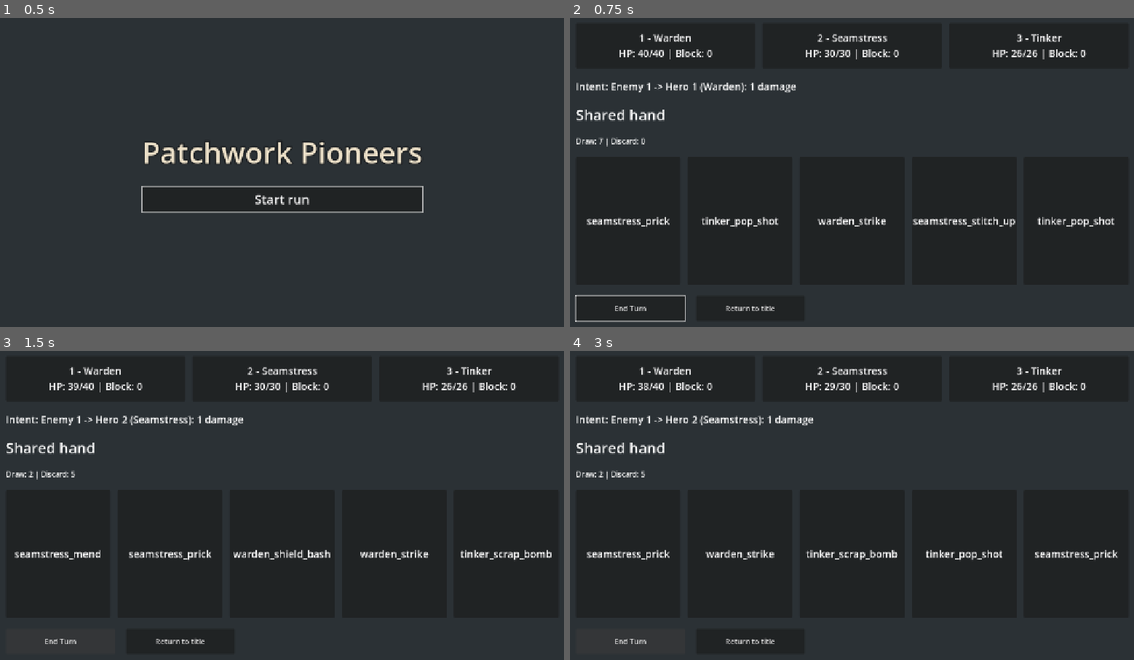
Above: before the commit, frames 1-4 (two rows, left to right).
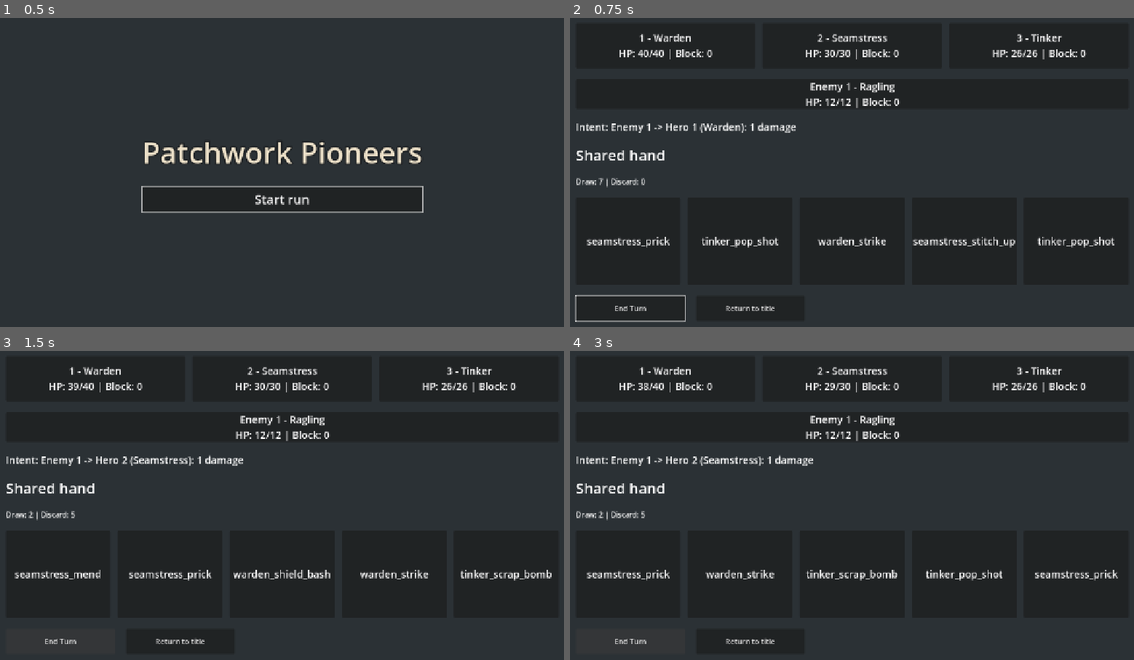
Above: after the commit, the same moments.

Repository: jcoev123-jpg/PatchworkPioneers
Game: Godot game, scene res://scenes/app.tscn
Two runs of this game, one before a commit and one after it. Both use one fixed random seed, a clock stepped at 60 frames per second and the inputs below.
Inputs:
- Up to frame 1 (0.5 s): no input
- Up to frame 2 (0.75 s): click "Start run" at 0.5 s
- Up to frame 3 (1.5 s): click "End Turn" at 1.25 s
- Up to frame 4 (3 s): click "End Turn" at 2 s; click "End Turn" at 2.75 s

Frame 1 is identical in both runs. In frame 2, 4.5% of the frame differs, in the area x 1-97%, y 20-75%; in frame 3, 4.9%, in the area x 1-98%, y 20-75%; in frame 4, 4.7%.

Commit message:
Patchwork Pioneers cycle 011: Show the starter enemy roster in live battle
Accepted by relay v2 (Claude final review, tests green).

Diff:
--- /dev/null
+++ b/data/enemies/starter_enemies.json
@@ -0,0 +1,3 @@
+[
+  {"id": "ragling", "name": "Ragling", "max_hp": 12, "art_path": "res://assets/paper/enemies/ragling.png"}
+]
--- a/scenes/app.tscn
+++ b/scenes/app.tscn
@@ -1,6 +1,7 @@
-[gd_scene load_steps=2 format=3]
+[gd_scene load_steps=3 format=3]
 
 [ext_resource type="Script" path="res://scripts/app.gd" id="1"]
+[ext_resource type="Script" path="res://scripts/live_enemy_roster.gd" id="2"]
 
 [node name="App" type="Control"]
 layout_mode = 3
@@ -10,3 +11,6 @@
 grow_horizontal = 2
 grow_vertical = 2
 script = ExtResource("1")
+
+[node name="LiveEnemyRoster" type="Node" parent="."]
+script = ExtResource("2")
--- /dev/null
+++ b/scripts/live_enemy_roster.gd
@@ -0,0 +1,103 @@
+extends Node
+## Observes the live battle; owns presentation and roster lifetime, never combat actions.
+
+@export_file("*.json") var data_path := "res://data/enemies/starter_enemies.json"
+
+var enemies: CombatEnemies
+var panel: PanelContainer
+var _battle: Control
+var _labels: Array[Label] = []
+
+
+func _ready() -> void:
+	# The parent connects its Start Run handler after child _ready, so observe deferred.
+	get_parent().start_run_requested.connect(_sync_battle, CONNECT_DEFERRED)
+
+
+func _process(_delta: float) -> void:
+	_sync_battle()
+	_refresh()
+
+
+func _sync_battle() -> void:
+	var app = get_parent()
+	if app.deck == null or not is_instance_valid(app.battle_view):
+		_clear()
+		return
+	if _battle == app.battle_view:
+		return
+	_clear()
+	_battle = app.battle_view
+	_battle.tree_exiting.connect(_clear, CONNECT_ONE_SHOT)
+	# Mark this battle observed even on invalid data: no repeated parsing or partial UI.
+	var candidate := CombatEnemies.new(_load_definitions())
+	if not candidate.is_valid():
+		return
+	enemies = candidate
+	panel = PanelContainer.new()
+	panel.name = "EnemyRosterPanel"
+	panel.mouse_filter = Control.MOUSE_FILTER_IGNORE
+	var rows := HBoxContainer.new()
+	rows.add_theme_constant_override("separation", 24)
+	panel.add_child(rows)
+	for enemy in enemies.get_enemies():
+		var label := Label.new()
+		label.size_flags_horizontal = Control.SIZE_EXPAND_FILL
+		label.horizontal_alignment = HORIZONTAL_ALIGNMENT_CENTER
+		label.add_theme_font_size_override("font_size", 22)
+		rows.add_child(label)
+		_labels.append(label)
+	var column: Node = app.hero_view.get_parent()
+	column.add_child(panel)
+	column.move_child(panel, app.hero_view.get_index() + 1)
+	_refresh()
+
+
+func _load_definitions() -> Array:
+	if not FileAccess.file_exists(data_path):
+		return []
+	var file := FileAccess.open(data_path, FileAccess.READ)
+	if file == null:
+		return []
+	var parser := JSON.new()
+	if parser.parse(file.get_as_text()) != OK:
+		return []
+	var source = parser.data
+	if not source is Array:
+		return []
+	for definition in source:
+		if not definition is Dictionary:
+			return []
+		var hp = definition.get("max_hp")
+		if not (hp is int or hp is float):
+			return []
+		if not is_finite(float(hp)) or hp <= 0 or hp >= float(CombatEnemies.MAX_INT):
+			return []
+		if floor(float(hp)) != float(hp):
+			return []
+		definition["max_hp"] = int(hp)
+		for field in ["name", "art_path"]:
+			if not definition.get(field) is String or definition[field].is_empty():
+				return []
+	# CombatEnemies validates every ID and rejects duplicates atomically.
+	return source
+
+
+func _refresh() -> void:
+	if enemies == null:
+		return
+	for index in range(_labels.size()):
+		var enemy := enemies.get_enemy(index + 1)
+		_labels[index].text = "Enemy %d - %s\nHP: %d/%d | Block: %d%s" % [
+			enemy.position, enemy.name, enemy.hp, enemy.max_hp, enemy.block,
+			"\nSLAIN" if enemies.is_slain(index + 1) else ""]
+
+
+func _clear() -> void:
+	enemies = null
+	_labels.clear()
+	if is_instance_valid(panel):
+		panel.get_parent().remove_child(panel)
+		panel.queue_free()
+	panel = null
+	_battle = null
--- /dev/null
+++ b/tests/live_enemy_roster_test.gd
@@ -0,0 +1,207 @@
+extends SceneTree
+
+var failures: Array[String] = []
+var checks := 0
+const SOURCE := "res://data/enemies/starter_enemies.json"
+const FIXTURE := "user://live_enemy_roster_invalid.json"
+
+
+func _initialize() -> void:
+	call_deferred("_run")
+
+
+func _check(condition: bool, message: String) -> void:
+	checks += 1
+	if not condition:
+		failures.append(message)
+
+
+func _snapshot(app) -> Array:
+	return [app.party.get_heroes(), app.deck.draw_pile.duplicate(), app.deck.hand.duplicate(),
+		app.deck.discard_pile.duplicate(), app.deck.energy, app.deck.turn_active,
+		app.run_rng.state, app.enemy_intents.get_intents()]
+
+
+func _visible(app, presenter) -> void:
+	_check(presenter.enemies is CombatEnemies, "real battle has CombatEnemies")
+	_check(is_instance_valid(presenter.panel), "enemy panel exists")
+	if presenter.enemies == null or not is_instance_valid(presenter.panel):
+		return
+	_check(presenter.enemies.is_valid(), "roster valid")
+	var ragling := presenter.enemies.get_enemy(1) as Dictionary
+	_check(ragling.get("id") == "ragling" and ragling.get("position") == 1 and
+		ragling.get("hp") == 12 and ragling.get("max_hp") == 12 and ragling.get("block") == 0,
+		"authored position-one ragling is living at 12/12 HP and zero Block")
+	_check(not presenter.enemies.is_slain(1), "ragling living")
+	_check(presenter.panel.is_visible_in_tree() and app.battle_view.is_ancestor_of(presenter.panel),
+		"enemy panel visibly mounted inside battle")
+	var labels: Array[Node] = presenter.panel.find_children("*", "Label", true, false)
+	_check(labels.size() == presenter.enemies.get_enemies().size(), "every roster entry has readable text")
+	_check(not labels.is_empty(), "enemy text exists")
+	if not labels.is_empty():
+		_check(labels[0].is_visible_in_tree() and labels[0].text == "Enemy 1 - Ragling\nHP: 12/12 | Block: 0",
+			"visible placeholder identifies ragling and exact HP/Block")
+		var rect: Rect2 = labels[0].get_global_rect()
+		_check(rect.size.x > 0 and rect.size.y > 0 and Rect2(0, 0, 1280, 720).encloses(rect),
+			"enemy label fits target viewport")
+	_check(app.end_turn_button.is_visible_in_tree() and app.return_button.is_visible_in_tree(),
+		"real battle actions stay visible")
+	_check(Rect2(0, 0, 1280, 720).encloses(app.return_button.get_global_rect()), "return action fits viewport")
+	_check(app.end_turn_button.focus_next == app.end_turn_button.get_path_to(app.return_button),
+		"keyboard action navigation retained")
+
+
+func _run() -> void:
+	root.size = Vector2i(1280, 720)
+	var scene := load("res://scenes/app.tscn") as PackedScene
+	_check(scene != null, "real app scene loads")
+	if scene == null:
+		_finish()
+		return
+	var app = scene.instantiate()
+	var reference = scene.instantiate()
+	var reference_presenter = reference.get_node("LiveEnemyRoster")
+	reference.remove_child(reference_presenter)
+	reference_presenter.free()
+	root.add_child(reference)
+	root.add_child(app)
+	await process_frame
+	var presenter = app.get_node_or_null("LiveEnemyRoster")
+	_check(presenter != null and is_instance_valid(app.start_button), "scene presenter and real Start Run exist")
+	if presenter == null or not is_instance_valid(app.start_button):
+		app.free()
+		reference.free()
+		_finish()
+		return
+	_check(app.start_button.is_visible_in_tree() and not app.start_button.disabled and
+		presenter.enemies == null and presenter.panel == null, "title is actionable without premature roster")
+	var first_trace: Array = []
+	for session in range(2):
+		app.start_button.pressed.emit()
+		reference.start_button.pressed.emit()
+		await process_frame
+		await process_frame
+		_check(app.deck is CombatDeck and app.party is CombatParty and app.run_rng != null,
+			"real Start Run constructs deck, party and RNG")
+		if app.deck == null or app.party == null or app.run_rng == null:
+			break
+		if "--inject-missing-control" in OS.get_cmdline_user_args():
+			presenter.panel.free()
+		if "--inject-wrong-value" in OS.get_cmdline_user_args():
+			presenter.enemies.apply_damage(1, 1)
+		_visible(app, presenter)
+		if not failures.is_empty():
+			app.free()
+			reference.free()
+			_finish()
+			return
+		var roster_ref: WeakRef = weakref(presenter.enemies)
+		var panel_id: int = presenter.panel.get_instance_id() if is_instance_valid(presenter.panel) else 0
+		var initial: Array = presenter.enemies.get_enemies() if presenter.enemies != null else []
+		var before := _snapshot(app)
+		app.start_button.pressed.emit()
+		await process_frame
+		_check(presenter.enemies == roster_ref.get_ref() and is_instance_valid(presenter.panel) and
+			presenter.panel.get_instance_id() == panel_id, "duplicate Start Run retains same roster and panel")
+		_check(app.battle_view.find_children("EnemyRosterPanel", "PanelContainer", true, false).size() == 1,
+			"exactly one presenter panel per battle")
+		_check(_snapshot(app) == before, "duplicate Start Run preserves all gameplay state")
+		var trace: Array = []
+		for turn in range(12):
+			_check(_snapshot(app) == _snapshot(reference), "presenter leaves hero/deck/energy/RNG trace intact")
+			_check(presenter.enemies != null and presenter.enemies.get_enemies() == initial,
+				"roster display never deals damage or fabricates outcomes")
+			trace.append([_snapshot(app), presenter.enemies.get_enemies() if presenter.enemies != null else []])
+			_check(app.deck.try_spend_energy(2) and reference.deck.try_spend_energy(2), "real shared energy spend")
+			app.end_turn_button.pressed.emit()
+			reference.end_turn_button.pressed.emit()
+			await process_frame
+		if session == 0:
+			first_trace = trace
+		else:
+			_check(trace == first_trace, "fresh same-seed session reproduces roster and full gameplay trace")
+		reference.return_button.pressed.emit()
+		app.return_button.pressed.emit()
+		_check(presenter.enemies == null and presenter.panel == null and roster_ref.get_ref() == null,
+			"Return to Title immediately releases roster and detaches panel")
+		await process_frame
+		_check(not is_instance_id_valid(panel_id), "old panel freed")
+		_check(app.title_view.is_visible_in_tree() and app.start_button.has_focus(), "title and keyboard focus restored")
+	await _invalid_sources(app, reference, presenter)
+	# A valid multi-entry source proves the whole list is parsed, without fixing catalog totals.
+	var file := FileAccess.open(FIXTURE, FileAccess.WRITE)
+	file.store_string(JSON.stringify([{"id": "first", "name": "First", "max_hp": 3, "art_path": "unused"},
+		{"id": "second", "name": "Second", "max_hp": 7, "art_path": "unused"}]))
+	file.close()
+	presenter.data_path = FIXTURE
+	app.start_button.pressed.emit()
+	await process_frame
+	_check(presenter.enemies != null and presenter.enemies.get_enemy(2).get("id") == "second",
+		"complete valid list creates later enemy")
+	_check(is_instance_valid(presenter.panel) and presenter.panel.find_children("*", "Label", true, false).size() == 2,
+		"multi-entry fixture mounts every enemy")
+	app.return_button.pressed.emit()
+	DirAccess.remove_absolute(ProjectSettings.globalize_path(FIXTURE))
+	app.free()
+	reference.free()
+	_finish()
+
+
+func _invalid_sources(app, reference, presenter) -> void:
+	var valid := {"id": "valid", "name": "Valid", "max_hp": 12, "art_path": "unused"}
+	var fixtures: Array[String] = ["{", "{}", "[]", "[null]", "[1]", "[{}]", JSON.stringify([valid, valid])]
+	for field in valid:
+		var missing := valid.duplicate()
+		missing.erase(field)
+		fixtures.append(JSON.stringify([valid, missing]))
+	for hp in [null, true, "12", 0, -1, 0.5, 12.5, 1e30]:
+		var bad := valid.duplicate()
+		bad.id = "later"
+		bad.max_hp = hp
+		fixtures.append(JSON.stringify([valid, bad]))
+	for id in [null, true, 1, ""]:
+		var bad := valid.duplicate()
+		bad.id = id
+		fixtures.append(JSON.stringify([valid, bad]))
+	fixtures.append(JSON.stringify([valid, {"id": "b", "max_hp": 1, "name": "B", "art_path": "unused"},
+		{"id": "c", "max_hp": 1, "name": "C", "art_path": "unused"},
+		{"id": "d", "max_hp": 1, "name": "D", "art_path": "unused"}]))
+	# Missing path first, then malformed files, all through the actual player path.
+	var paths: Array[String] = ["user://missing_roster_directory/enemies.json"]
+	for fixture in fixtures:
+		paths.append(FIXTURE)
+	for index in range(paths.size()):
+		if index > 0:
+			var file := FileAccess.open(FIXTURE, FileAccess.WRITE)
+			_check(file != null, "external negative fixture opens")
+			if file == null:
+				continue
+			file.store_string(fixtures[index - 1])
+			file.close()
+		presenter.data_path = paths[index]
+		app.start_button.pressed.emit()
+		reference.start_button.pressed.emit()
+		await process_frame
+		_check(app.deck != null and app.party != null and app.run_rng != null, "bad roster leaves real battle valid")
+		_check(presenter.enemies == null and presenter.panel == null and
+			app.battle_view.find_children("EnemyRosterPanel", "PanelContainer", true, false).is_empty(),
+			"invalid complete source creates no partial roster or panel")
+		_check(_snapshot(app) == _snapshot(reference), "invalid input changes no hero, deck, energy or RNG state")
+		presenter.data_path = SOURCE
+		app.start_button.pressed.emit()
+		await process_frame
+		_check(presenter.enemies == null and presenter.panel == null, "failed battle is observed only once")
+		app.end_turn_button.pressed.emit()
+		reference.end_turn_button.pressed.emit()
+		_check(_snapshot(app) == _snapshot(reference), "invalid roster cannot mutate End Turn gameplay")
+		reference.return_button.pressed.emit()
+		app.return_button.pressed.emit()
+		_check(presenter.enemies == null and presenter.panel == null, "invalid battle teardown inert")
+		await process_frame
+
+
+func _finish() -> void:
+	for failure in failures:
+		printerr(failure)
+	print("live_enemy_roster_test: ", "PASS" if failures.is_empty() else "FAIL", " (", checks, " checks)")
+	quit(0 if failures.is_empty() else 1)
Not shown, added: scripts/live_enemy_roster.gd.uid
Not shown, added: tests/live_enemy_roster_test.gd.uid
